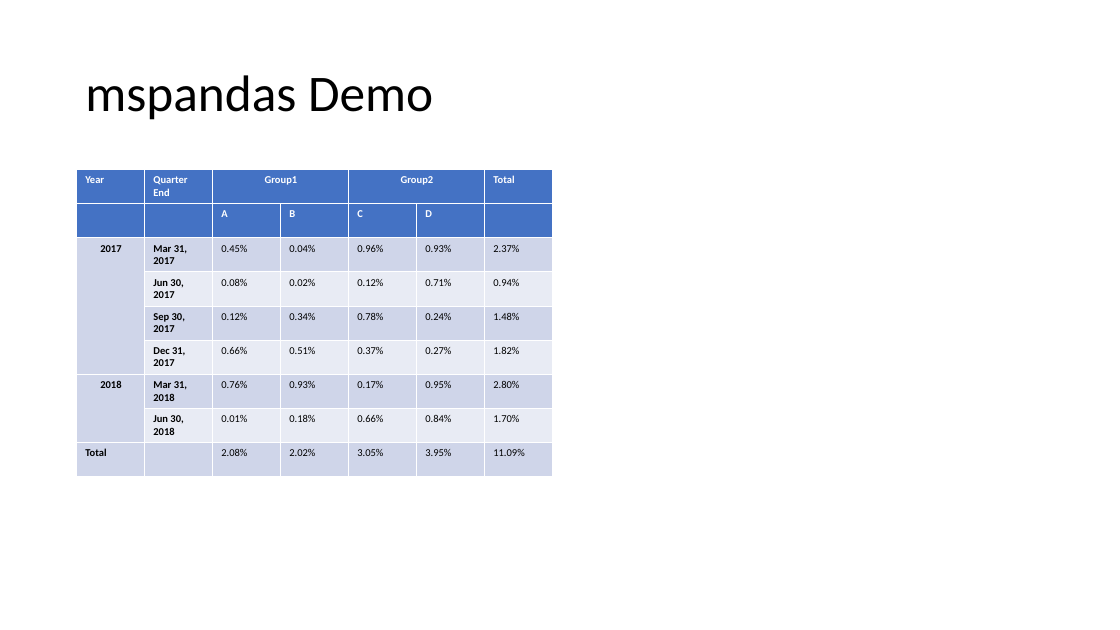
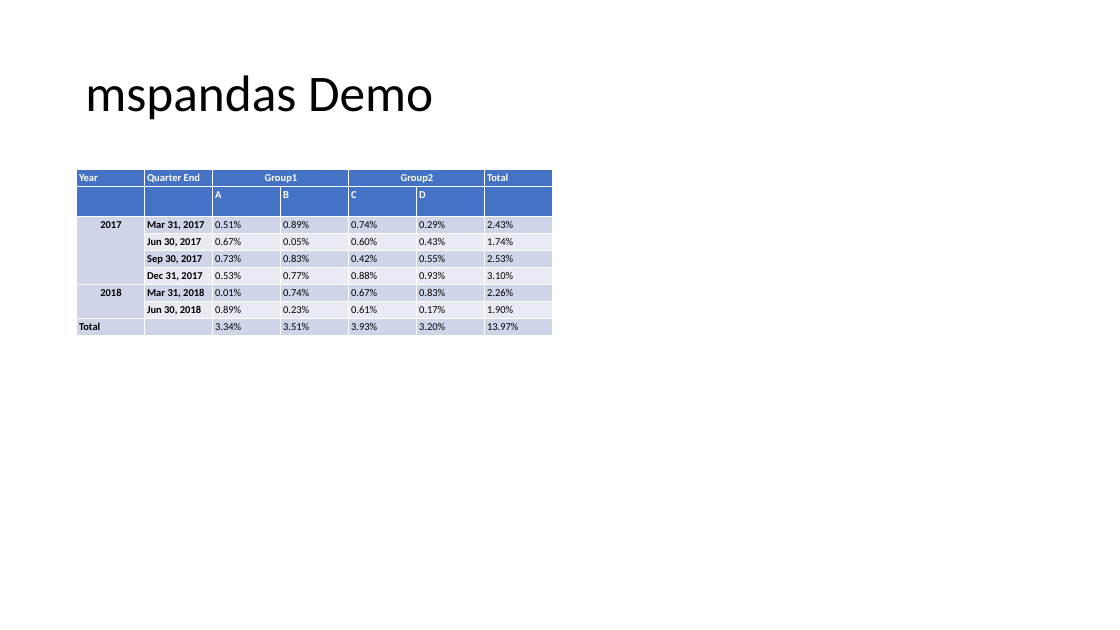
Before and after one commit to knanne/mspandas, a slide deck: slide 1 of examples/example_report.pptx. Drawn at 1120x630 pixels with LibreOffice and Linux fonts; fonts in the diff are those of the drawing. Boxes give left, top, right and bottom in pixels: in the first picture for what was removed or moved away, otherwise in the second. Text is boxed around its words. In the diff, an @@ line names an element or a change of style, - is before the commit and + after.

```diff
--- a/examples/example_report.pptx
+++ b/examples/example_report.pptx
@@ table at <box>77,170,554,334</box> @@
-row 3: 2017 | Mar 31, 2017 | 0.45% | 0.04% | 0.96% | 0.93% | 2.37%
+row 3: 2017 | Mar 31, 2017 | 0.51% | 0.89% | 0.74% | 0.29% | 2.43%
-row 4: 2017 | Jun 30, 2017 | 0.08% | 0.02% | 0.12% | 0.71% | 0.94%
+row 4:  | Jun 30, 2017 | 0.67% | 0.05% | 0.60% | 0.43% | 1.74%
-row 5: 2017 | Sep 30, 2017 | 0.12% | 0.34% | 0.78% | 0.24% | 1.48%
+row 5:  | Sep 30, 2017 | 0.73% | 0.83% | 0.42% | 0.55% | 2.53%
-row 6:  | Dec 31, 2017 | 0.66% | 0.51% | 0.37% | 0.27% | 1.82%
+row 6:  | Dec 31, 2017 | 0.53% | 0.77% | 0.88% | 0.93% | 3.10%
-row 7: 2018 | Mar 31, 2018 | 0.76% | 0.93% | 0.17% | 0.95% | 2.80%
+row 7: 2018 | Mar 31, 2018 | 0.01% | 0.74% | 0.67% | 0.83% | 2.26%
-row 8:  | Jun 30, 2018 | 0.01% | 0.18% | 0.66% | 0.84% | 1.70%
+row 8:  | Jun 30, 2018 | 0.89% | 0.23% | 0.61% | 0.17% | 1.90%
-row 9: Total |  | 2.08% | 2.02% | 3.05% | 3.95% | 11.09%
+row 9: Total |  | 3.34% | 3.51% | 3.93% | 3.20% | 13.97%
```
Also in this commit, not shown: 6 other files.
